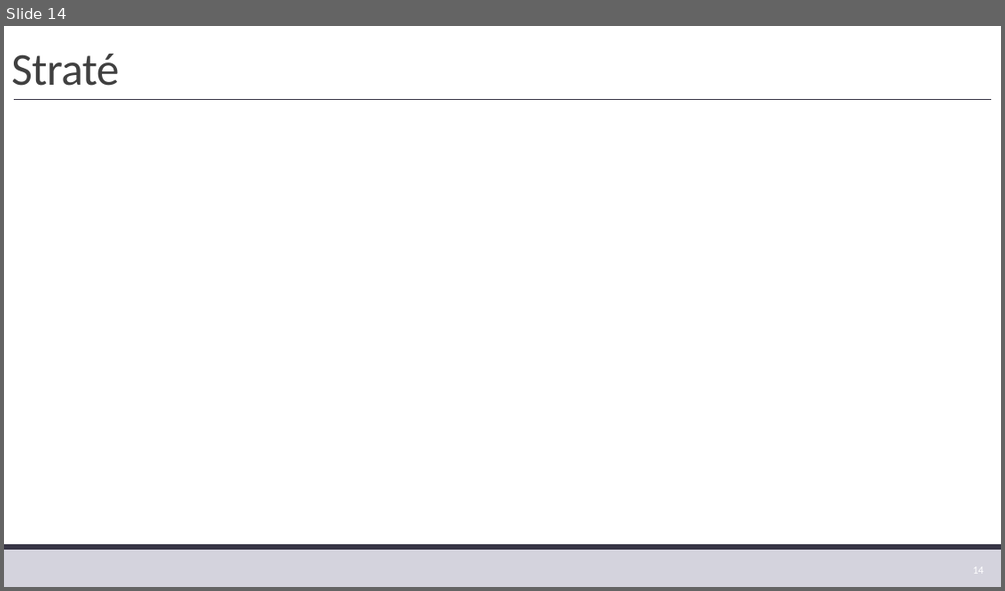
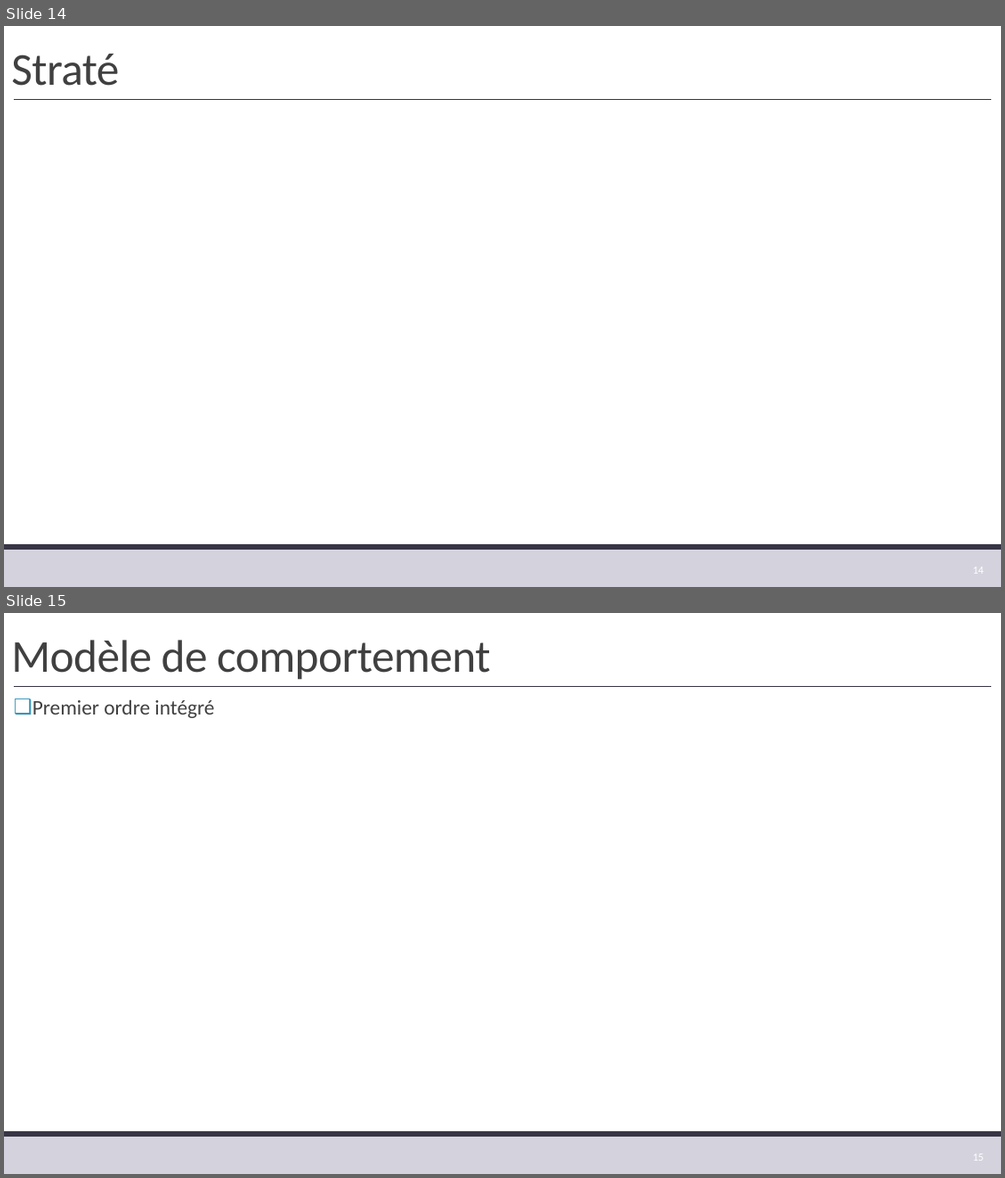
Before and after one commit to xpessoles/TP_Corriges, a slide deck: 02_BrasBeta/02_BrasBeta.pptx. Shown one above the other, each under a label of ours: slide 14 before the commit, slides 14 and 15 after it. The pictures are 1005x591 and 1005x1178 pixels, drawn with LibreOffice and Linux fonts; fonts in the diff are those of the drawing. Boxes give left, top, right and bottom in pixels: in the first picture for what was removed or moved away, otherwise in the second. Text is boxed around its words. In the diff, an @@ line names an element or a change of style, - is before the commit and + after.

```diff
--- a/02_BrasBeta/02_BrasBeta.pptx
+++ b/02_BrasBeta/02_BrasBeta.pptx
@@ slide 15 added at <box>4,613,1001,1174</box>, background #FFFFFF; not listed: 3 template elements that a slide beside it also shows @@
@@ title added at <box>11,640,490,680</box>, 44 pt, text #404040 @@
+Modèle de comportement
@@ text added at <box>32,700,214,718</box>, 20 pt, text #404040 @@
+❑ Premier ordre intégré
@@ page number added at <box>972,1150,983,1163</box>, 10.5 pt, text #FFFFFF @@
+15
```
Also in this commit, not shown: 1 slide removed.
